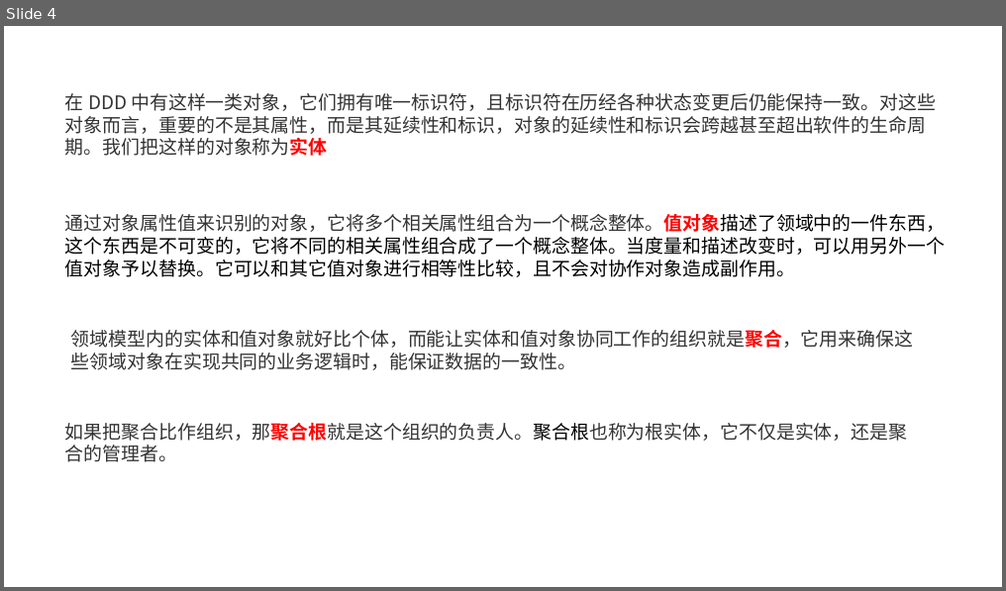
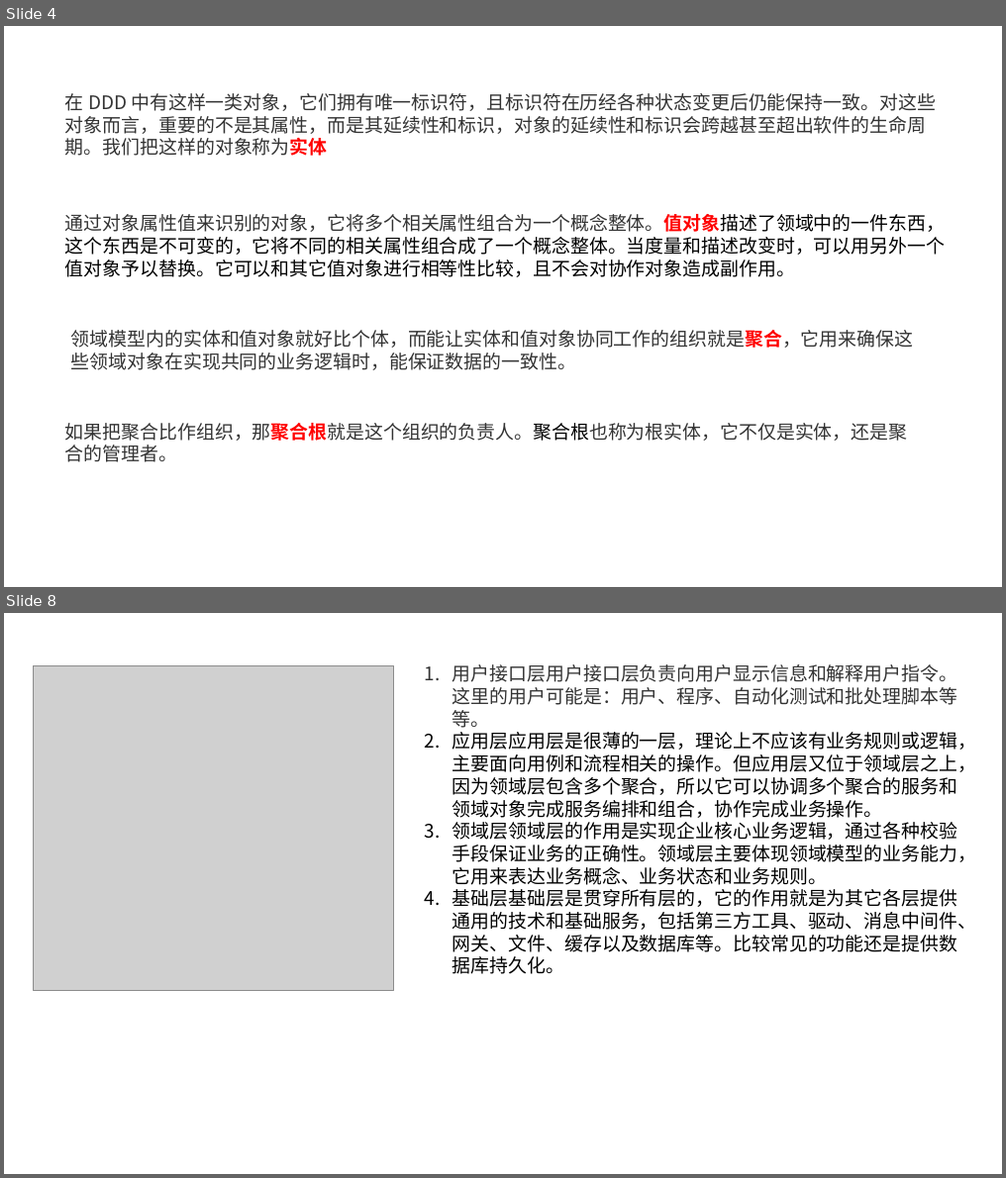
Before and after one commit to axzxs2001/DDD_Sample, a slide deck: DDD_Sample/Docs/DDD.pptx. Shown one above the other, each under a label of ours: slide 4 before the commit, slides 4 and 8 after it; the slides between them are not shown. The pictures are 1006x591 and 1006x1178 pixels, drawn with LibreOffice and Linux fonts; fonts in the diff are those of the drawing; grey boxes stand for pictures. Boxes give left, top, right and bottom in pixels: in the first picture for what was removed or moved away, otherwise in the second. Text is boxed around its words. In the diff, an @@ line names an element or a change of style, - is before the commit and + after.

Commit message:
提交数据库备份

```diff
--- a/DDD_Sample/Docs/DDD.pptx
+++ b/DDD_Sample/Docs/DDD.pptx
@@ slide 8 added at [4, 613, 1002, 1174], background #FFFFFF @@
@@ picture added at [33, 665, 394, 990] @@
@@ text added at [452, 664, 976, 974], 18 pt, text #000000 @@
+1. 用户接口层用户接口层负责向用户显示信息和解释用户指令。这里的用户可能是：用户、程序、自动化测试和批处理脚本等等。
+2. 应用层应用层是很薄的一层，理论上不应该有业务规则或逻辑，主要面向用例和流程相关的操作。但应用层又位于领域层之上，因为领域层包含多个聚合，所以它可以协调多个聚合的服务和领域对象完成服务编排和组合，协作完成业务操作。
+3. 领域层领域层的作用是实现企业核心业务逻辑，通过各种校验手段保证业务的正确性。领域层主要体现领域模型的业务能力，它用来表达业务概念、业务状态和业务规则。
+4. 基础层基础层是贯穿所有层的，它的作用就是为其它各层提供通用的技术和基础服务，包括第三方工具、驱动、消息中间件、网关、文件、缓存以及数据库等。比较常见的功能还是提供数据库持久化。
```
Also in this commit, not shown: 2 slides changed, 5 other slides added, 1 other file.
